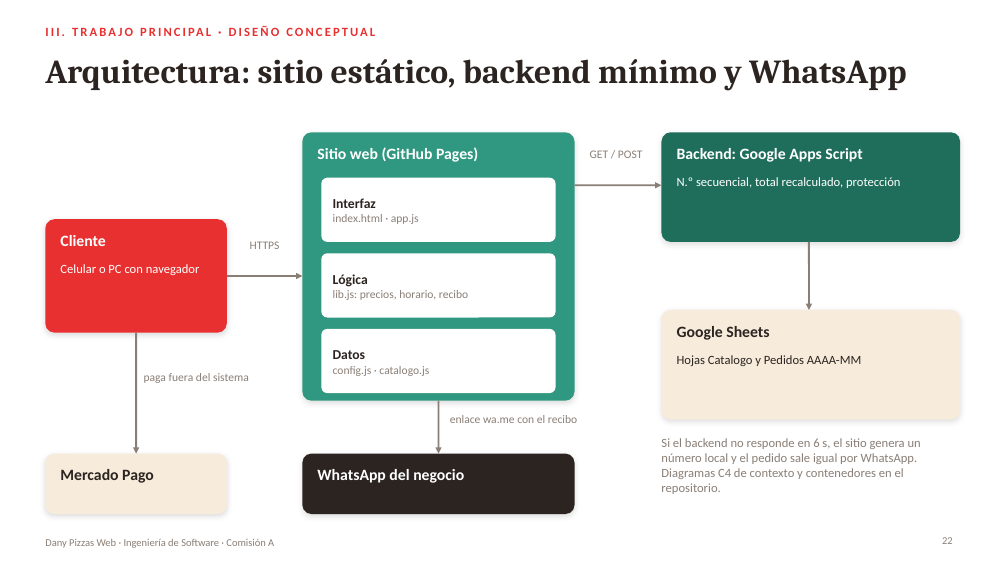
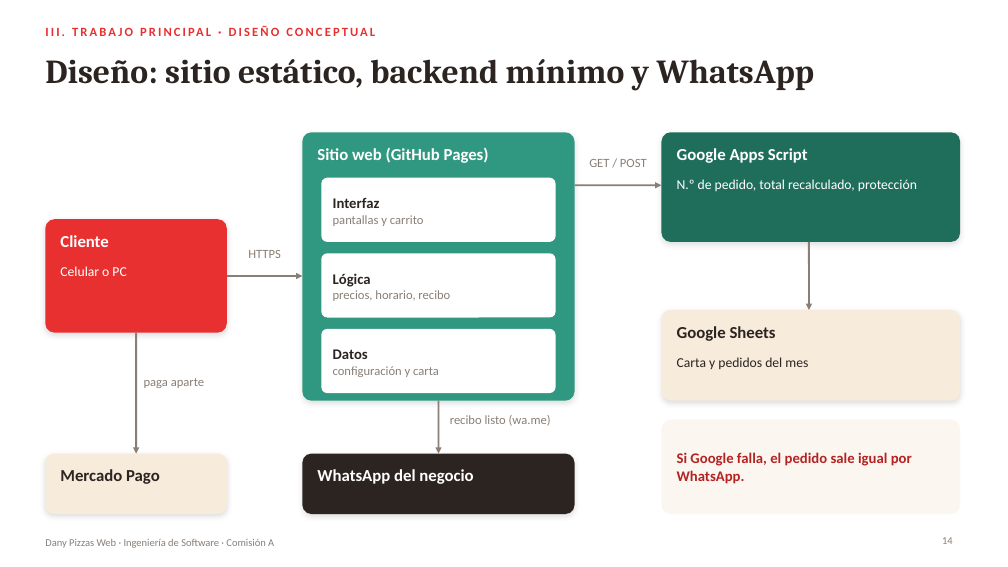
Before and after one commit to CastroMaximo/DanyPizzas, a slide deck: slide 14 of docs/presentacion/DanyPizzas_Presentacion.pptx (slide 22 before the commit). Drawn at 1008x567 pixels with LibreOffice and Linux fonts; fonts in the diff are those of the drawing. Boxes give left, top, right and bottom in pixels: in the first picture for what was removed or moved away, otherwise in the second. Text is boxed around its words. In the diff, an @@ line names an element or a change of style, - is before the commit and + after.

```diff
--- a/docs/presentacion/DanyPizzas_Presentacion.pptx
+++ b/docs/presentacion/DanyPizzas_Presentacion.pptx
@@ title at <box>45,59,815,91</box>: text changed @@
-Arquitectura: sitio estático, backend mínimo y WhatsApp
+Diseño: sitio estático, backend mínimo y WhatsApp
@@ text at <box>677,148,808,163</box>: text changed; size 15 to 16 pt @@
-Backend: Google Apps Script
+Google Apps Script
@@ text "GET / POST": place and size @@
-text "GET / POST" at <box>590,150,643,158</box>
+text "GET / POST" at <box>589,159,647,167</box>
@@ text "GET / POST" at <box>589,159,647,167</box>: size 11 to 12 pt @@
@@ text at <box>677,179,917,191</box>: text changed; size 12 to 13 pt @@
-N.º secuencial, total recalculado, protección
+N.º de pedido, total recalculado, protección
@@ text at <box>333,197,380,208</box>: size 13 to 14 pt in "Interfaz" @@
@@ text at <box>333,215,424,226</box>: text changed; size 11 to 12 pt @@
-index.html · app.js
+pantallas y carrito
@@ text at <box>60,266,126,276</box>: text changed; size 12 to 13 pt @@
-Celular o PC con navegador
+Celular o PC
@@ text "HTTPS" at <box>248,250,281,258</box>: size 11 to 12 pt @@
@@ text "HTTPS": place and size @@
-text "HTTPS" at <box>250,241,280,249</box>
+text "HTTPS" at <box>248,250,281,258</box>
@@ text at <box>333,290,450,301</box>: text changed; size 11 to 12 pt @@
-lib.js: precios, horario, recibo
+precios, horario, recibo
@@ text at <box>333,273,371,287</box>: size 13 to 14 pt in "Lógica" @@
@@ rounded rectangle: place and size @@
-rounded rectangle at <box>662,310,960,420</box>
+rounded rectangle at <box>662,310,960,401</box>
@@ rounded rectangle at <box>662,310,960,401</box>: proportions changed @@
@@ text at <box>333,349,368,359</box>: size 13 to 14 pt in "Datos" @@
@@ text at <box>677,357,808,369</box>: text changed; size 12 to 13 pt @@
-Hojas Catalogo y Pedidos AAAA-MM
+Carta y pedidos del mes
@@ text at <box>144,378,204,388</box>: text changed; size 11 to 12 pt @@
-paga fuera del sistema
+paga aparte
@@ text at <box>333,366,439,377</box>: text changed; size 11 to 12 pt @@
-config.js · catalogo.js
+configuración y carta
@@ text at <box>450,415,551,426</box>: text changed; size 11 to 12 pt @@
-enlace wa.me con el recibo
+recibo listo (wa.me)
@@ rounded rectangle added at <box>662,420,960,514</box>, fill #FBF6F0 @@
@@ text "Si Google falla, el pedido ..." at <box>677,452,912,484</box>: vertical alignment top to middle @@
@@ size 15 to 16 pt in 5 elements at <box>60,235,108,247</box>, <box>317,148,489,163</box>, <box>677,326,776,341</box>, <box>317,469,473,484</box>, <box>60,469,160,484</box> @@
@@ text at <box>677,452,912,484</box>: text changed; size 12 to 14 pt; text colour #8A7F76 to #B42323; bold on @@
-Si el backend no responde en 6 s, el sitio genera un número local y el pedido sale igual por WhatsApp. Diagramas C4 de contexto y contenedores en el repositorio.
+Si Google falla, el pedido sale igual por WhatsApp.
@@ page number at <box>942,537,953,544</box>: text changed @@
-22
+14
```
Also in this commit, not shown: 10 other slides changed, 19 slides added, 21 slides removed, 3 other files.
